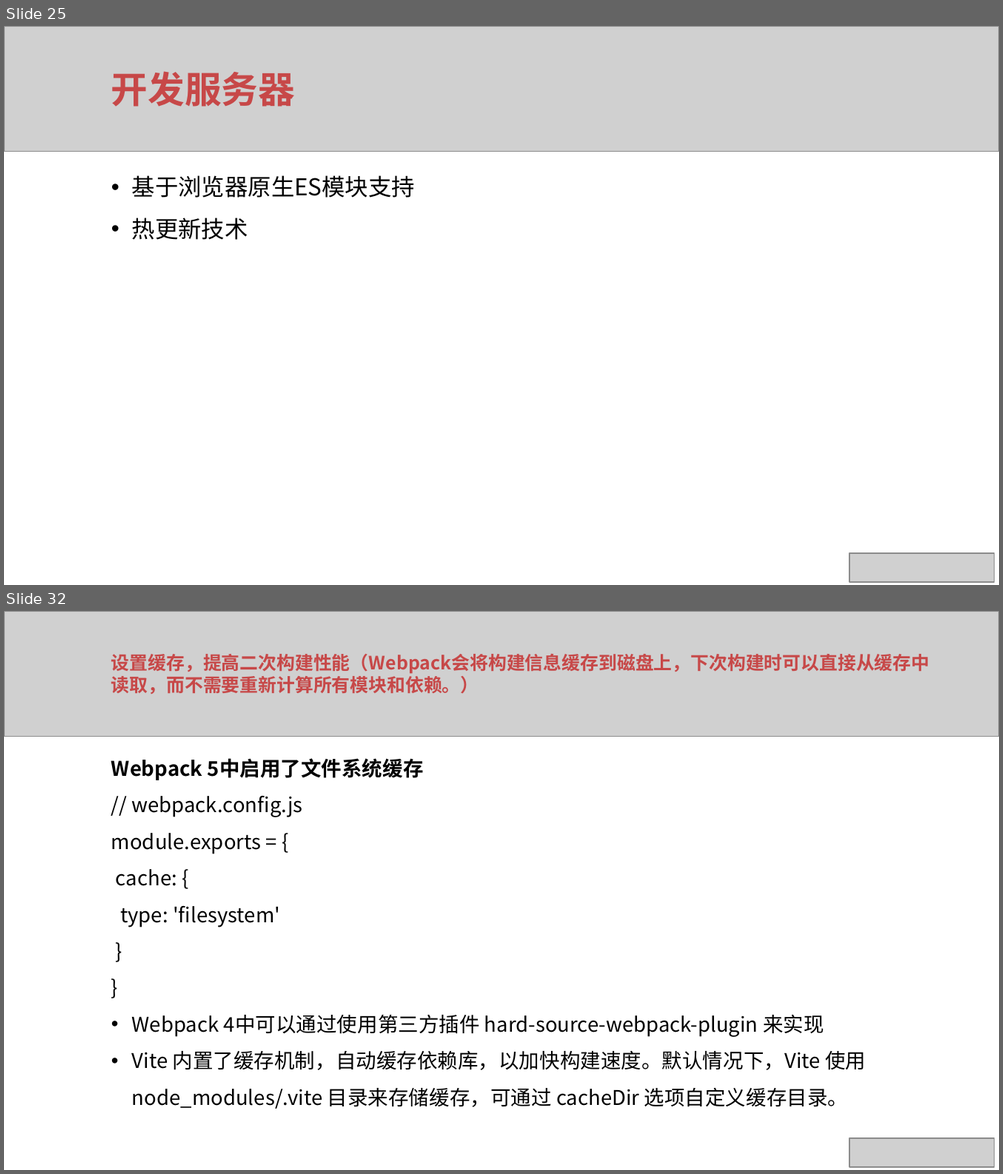
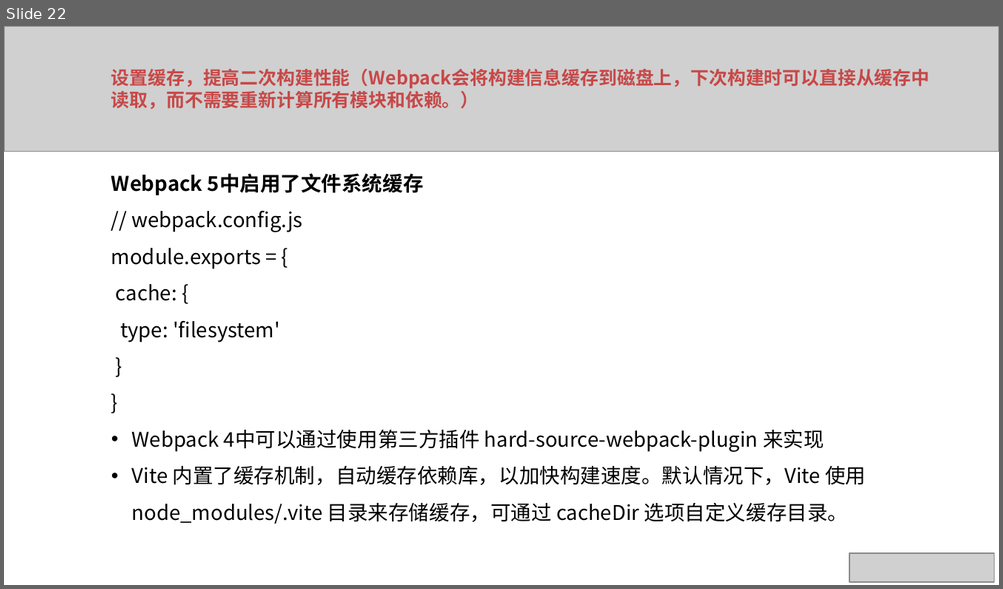
Before and after one commit to xuqunhai/python, a slide deck: rx/Vue项目最佳实践.pptx. Shown one above the other, each under a label of ours: slides 25 and 32 before the commit, slide 22 after it; the slides between them are not shown. The pictures are 1003x1174 and 1003x589 pixels, drawn with LibreOffice and Linux fonts; fonts in the diff are those of the drawing; grey boxes stand for pictures. Boxes give left, top, right and bottom in pixels: in the first picture for what was removed or moved away, otherwise in the second. Text is boxed around its words. In the diff, an @@ line names an element or a change of style, - is before the commit and + after.

```diff
--- a/rx/Vue项目最佳实践.pptx
+++ b/rx/Vue项目最佳实践.pptx
@@ slide 25 removed at (4, 26, 999, 585), background #FFFFFF @@
@@ picture removed at (4, 26, 999, 151) @@
@@ text removed at (111, 71, 295, 107) @@
-开发服务器
@@ text removed at (132, 175, 415, 240) @@
-• 基于浏览器原生ES模块支持
-• 热更新技术
@@ picture removed at (849, 554, 993, 583) @@
@@ what was slide 32 is now slide 22 @@
```
Also in this commit, not shown: 4 slides changed, 9 other slides removed, 3 other files.
